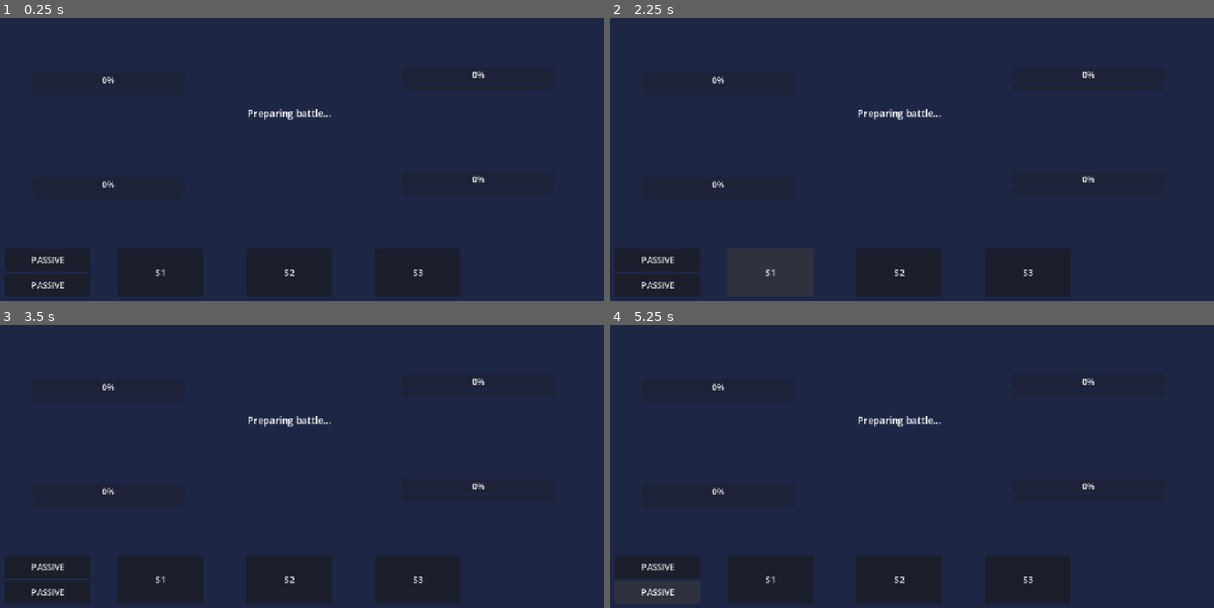
Above: before the commit, frames 1-4 (two rows, left to right).
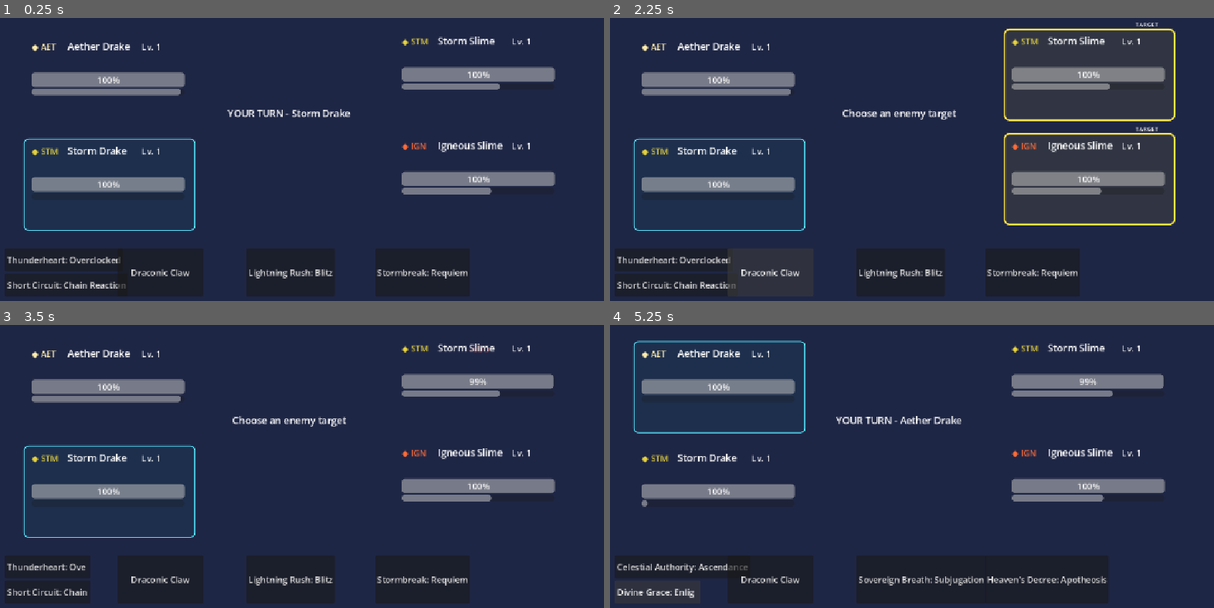
Above: after the commit, the same moments.

Repository: Akharyuu/monster-rpg
Game: Godot game, scene res://scenes/battle/battle_screen.tscn
Two runs of this game, one before a commit and one after it. Both use one fixed random seed, a clock stepped at 60 frames per second and the inputs below.
Inputs (mouse positions are in pixels of both pictures, inside the frame that each line leads up to):
- Up to frame 1 (0.25 s): no input
- Up to frame 2 (2.25 s): click "PASSIVE" (after the commit: "Thunderheart: Overclocked") at 0.5 s; click "PASSIVE" (after the commit: "Short Circuit: Chain Reaction") at 1.25 s; click "S1" (after the commit: "Draconic Claw") at 2 s
- Up to frame 3 (3.5 s): click (477, 381) at 2.77 s
- Up to frame 4 (5.25 s): click "S2" (after the commit: "Lightning Rush: Blitz") at 3.5 s; click "PASSIVE" (after the commit: "Celestial Authority: Ascendan…") at 4.25 s; click "PASSIVE" (after the commit: "Divine Grace: Enlightenment") at 5 s

The runs differ from the first frame. In frame 1, 11% of the frame differs, in the area x 1-92%, y 6-99%; in frame 2, 12%, in the area x 1-94%, y 1-99%; in frame 3, 9.9%; in frame 4, 12%.
Error before the commit: Parse Error: Identifier "StatusEffectFactoryScript" not declared in the current scope. (res://scripts/models/monster.gd:442)

Commit message:
Load status factory for monster passive reactions

Diff:
--- a/godot/scripts/models/monster.gd
+++ b/godot/scripts/models/monster.gd
@@ -2,6 +2,9 @@
 extends RefCounted
 
 const SkillScript = preload("res://scripts/models/skill.gd")
+const StatusEffectFactoryScript = preload(
+    "res://scripts/factories/status_effect_factory.gd"
+)
 
 var monster_id: String
 var monster_name: String
